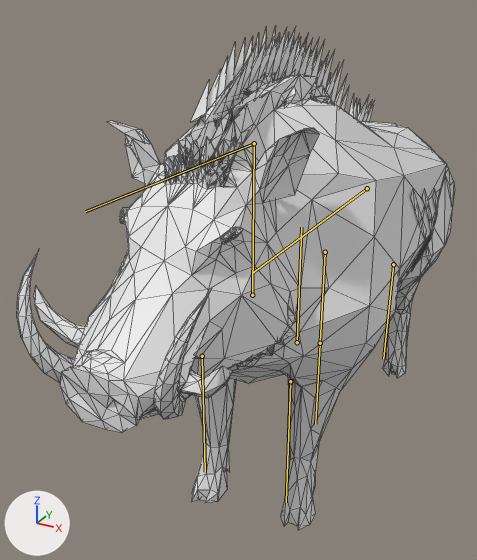
Before and after pictures for a commit that changed the glTF model art/kit/creatures/creature.boar_king/creature.boar_king.glb.
Camera for both pictures: a camera (50 mm lens) standing at (0.82, -1.83, 1.56) and looking at (-0.13, -0.11, 0.7). Arrows for +X, +Y and +Z are at lower left; the lights stay in place. The picture after the commit comes second. The bones that change, and the others that lie on the model, are drawn over the model as lines. Mesh edges are drawn as thin lines.

Objects in the first picture: 'Body'.
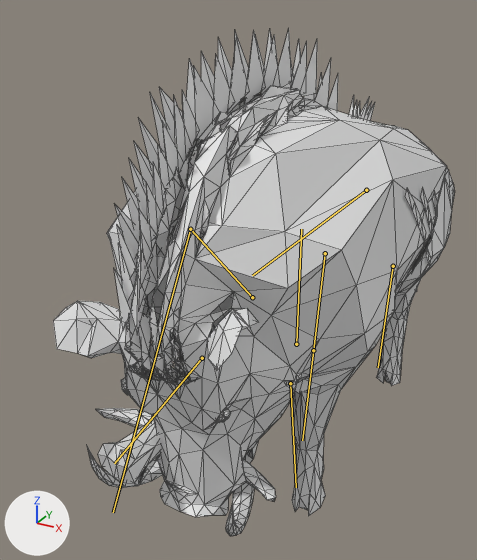
The newer file adds an action. The first version stands in its rest pose; the second is drawn at frame 3 of the action 'Paw'.

Edits to the bpy script that builds the scene:
```text
Change bone_backleg_l:
    where bone_backleg_l = bpy.data.objects['AnimalArmature'].pose.bones['BackLeg.L']  # child of 'All'
    bone_backleg_l.rotation_quaternion: (1.0, 0.0, 0.0, 0.0) -> (0.996, 0.0, 0.0, 0.087)  # degrees (0, 0, 0) -> degrees (0, 0, 10)
Change bone_backleg_r:
    where bone_backleg_r = bpy.data.objects['AnimalArmature'].pose.bones['BackLeg.R']  # child of 'All'
    bone_backleg_r.rotation_quaternion: (1.0, 0.0, 0.0, 0.0) -> (0.996, 0.0, 0.0, -0.087)  # degrees (0, 0, 0) -> degrees (0, 0, -10)
Change bone_neck:
    where bone_neck = bpy.data.objects['AnimalArmature'].pose.bones['Neck']  # child of 'Body'
    bone_neck.rotation_quaternion: (1.0, 0.0, 0.0, 0.0) -> (0.921, 0.391, 0.0, 0.0)  # degrees (0, 0, 0) -> degrees (46, 0, 0)
Change bone_head:
    where bone_head = bpy.data.objects['AnimalArmature'].pose.bones['Head']  # child of 'Neck'
    bone_head.rotation_quaternion: (1.0, 0.0, 0.0, 0.0) -> (0.995, -0.105, 0.0, 0.0)  # degrees (0, 0, 0) -> degrees (-12, 0, 0)
Change bone_frontleg_l:
    where bone_frontleg_l = bpy.data.objects['AnimalArmature'].pose.bones['FrontLeg.L']  # child of 'All'
    bone_frontleg_l.rotation_quaternion: (1.0, 0.0, 0.0, 0.0) -> (0.996, 0.0, 0.0, -0.087)  # degrees (0, 0, 0) -> degrees (0, 0, -10)
Change bone_frontleg_r:
    where bone_frontleg_r = bpy.data.objects['AnimalArmature'].pose.bones['FrontLeg.R']  # child of 'All'
    bone_frontleg_r.rotation_quaternion: (1.0, 0.0, 0.0, 0.0) -> (0.777, 0.0, 0.0, -0.629)  # degrees (0, 0, 0) -> degrees (0, 0, -78)
```

Changed parts and their boxes [x1, y1, x2, y2] in the pictures (477 x 560 px):
'Body', posed (8% narrower): before [17, 26, 455, 530]; after [53, 30, 455, 536]
bone 'BackLeg.L', root to tip: before (393, 264) to (383, 359); after (393, 266) to (378, 367)
bone 'BackLeg.R', root to tip: before (325, 252) to (320, 343); after (325, 253) to (313, 350)
bone 'Neck', root to tip: before (252, 295) to (254, 143); after (252, 297) to (190, 229)
bone 'Head', root to tip: before (254, 143) to (85, 211); after (190, 229) to (113, 512)
bone 'FrontLeg.L', root to tip: before (290, 381) to (286, 502); after (290, 383) to (296, 487)
bone 'FrontLeg.R', root to tip: before (202, 356) to (205, 472); after (202, 358) to (114, 463)
